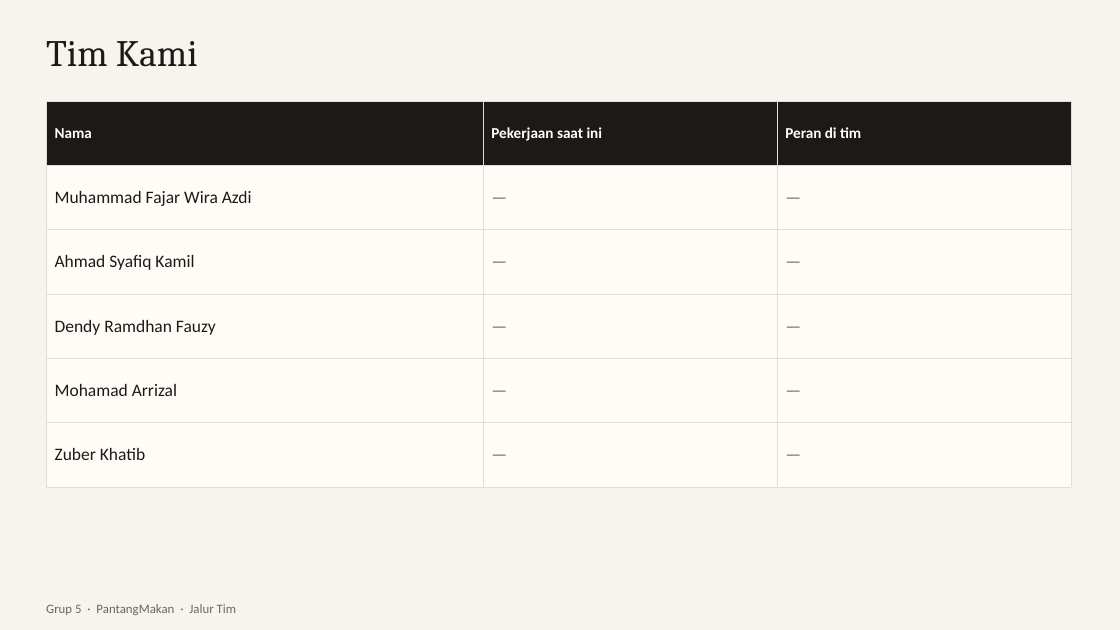
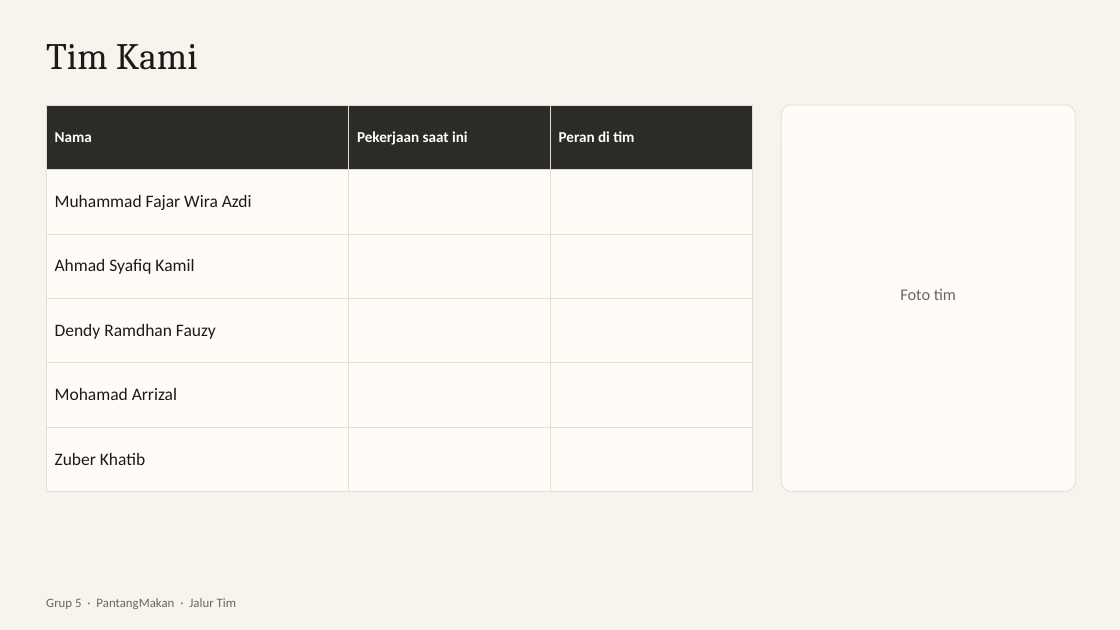
Before and after one commit to dendyramdhan/PantangMakan, a slide deck: slide 3 of presentasi/PantangMakan.pptx. Drawn at 1120x630 pixels with LibreOffice and Linux fonts; fonts in the diff are those of the drawing. Boxes give left, top, right and bottom in pixels: in the first picture for what was removed or moved away, otherwise in the second. Text is boxed around its words. In the diff, an @@ line names an element or a change of style, - is before the commit and + after.

```diff
--- a/presentasi/PantangMakan.pptx
+++ b/presentasi/PantangMakan.pptx
@@ table at bbox=[46, 105, 752, 492] @@
-row 2, column 2: —
+row 2, column 2: 
-row 2, column 3: —
+row 2, column 3: 
-row 3, column 2: —
+row 3, column 2: 
-row 3, column 3: —
+row 3, column 3: 
-row 4, column 2: —
+row 4, column 2: 
-row 4, column 3: —
+row 4, column 3: 
-row 5, column 2: —
+row 5, column 2: 
-row 5, column 3: —
+row 5, column 3: 
-row 6, column 2: —
+row 6, column 2: 
-row 6, column 3: —
+row 6, column 3: 
@@ fill #1C1917 to #2B2B28 in row 1 @@
@@ table: place and size @@
-table at bbox=[46, 101, 1071, 487]
+table at bbox=[46, 105, 752, 492]
@@ rounded rectangle added at bbox=[781, 105, 1075, 492], fill #FFFCF8, outline #E4DDD4 0.75 pt @@
@@ text added at bbox=[900, 289, 956, 300], 14 pt, text #6B6560 @@
+Foto tim
@@ text "Grup 5 · PantangMakan · ...": place and size @@
-text "Grup 5 · PantangMakan · ..." at bbox=[46, 604, 236, 615]
+text "Grup 5 · PantangMakan · ..." at bbox=[46, 598, 236, 609]
```
Also in this commit, not shown: 9 other slides changed, 3 slides added, 3 slides removed, 7 other files.
